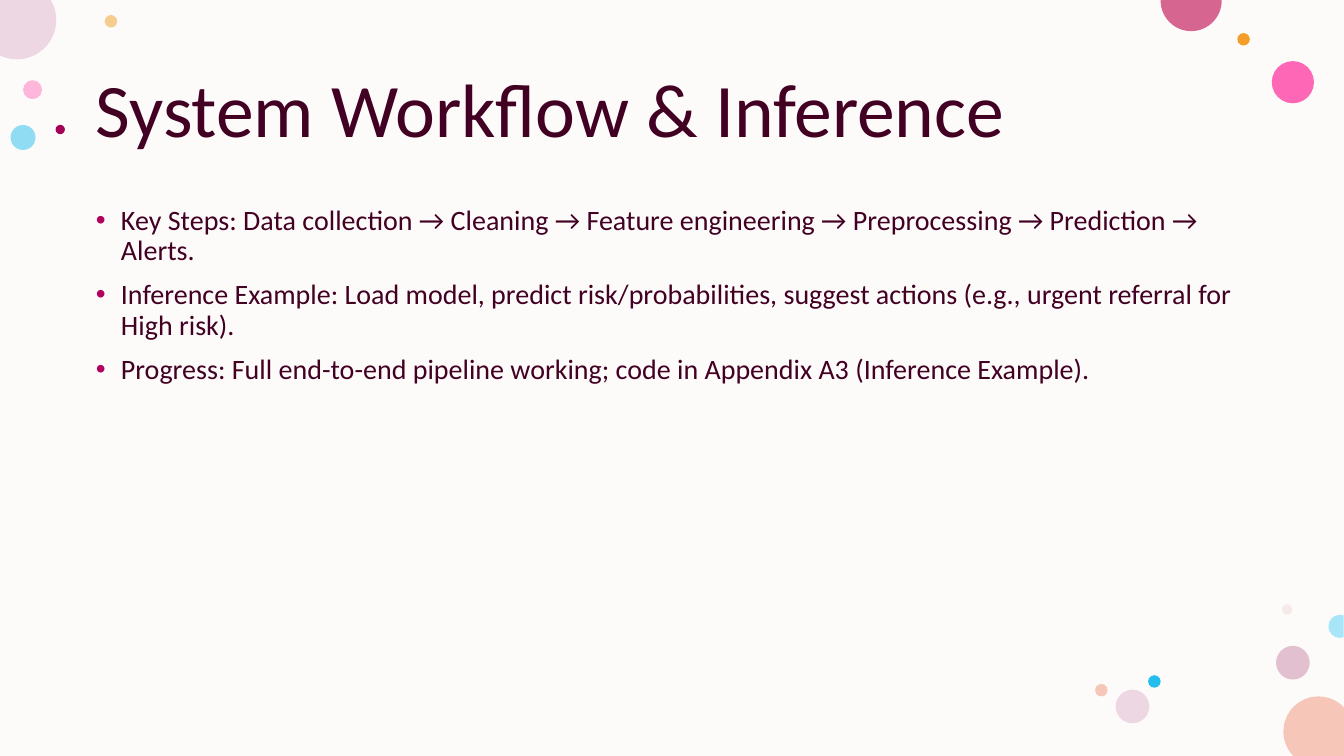
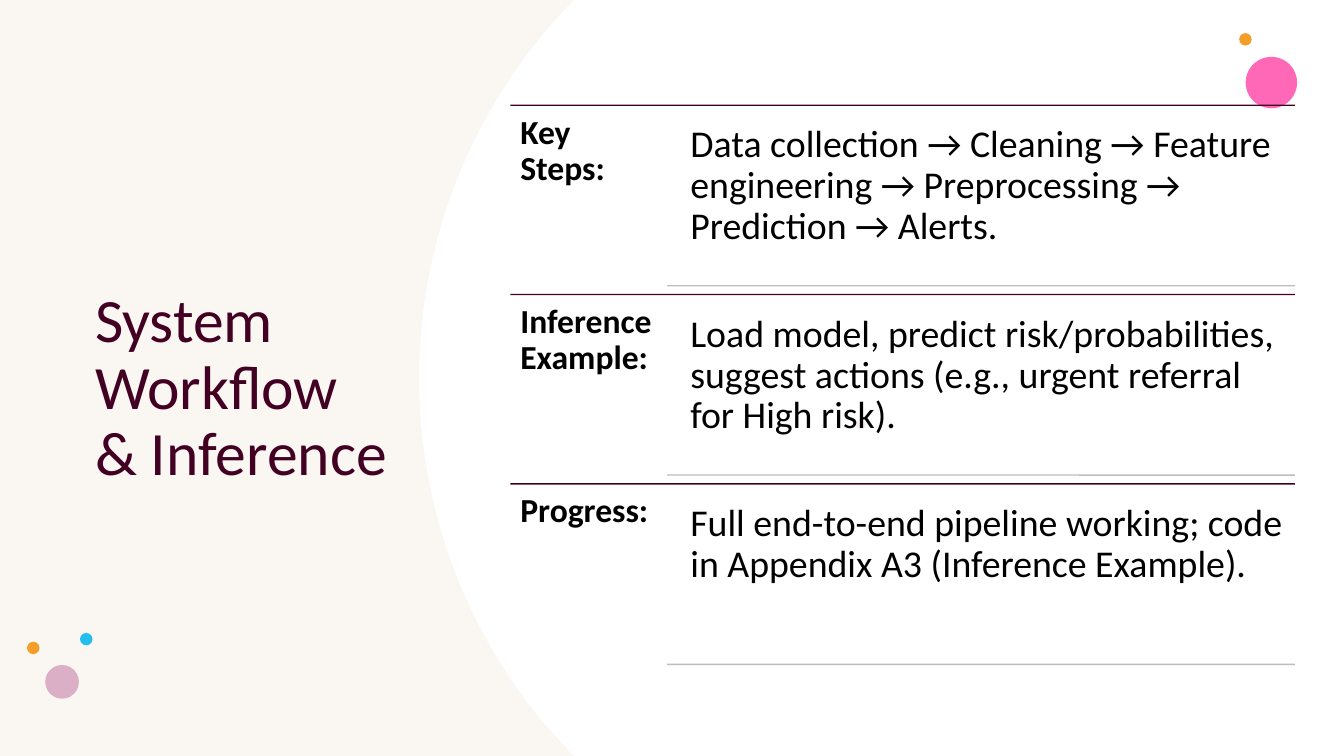
Before and after one commit to irumvag/HealthRiskModel, a slide deck: slide 11 of docs/IKIBONDO.pptx (slide 9 before the commit). Drawn at 1344x756 pixels with LibreOffice and Linux fonts; fonts in the diff are those of the drawing. Boxes give left, top, right and bottom in pixels: in the first picture for what was removed or moved away, otherwise in the second. Text is boxed around its words. In the diff, an @@ line names an element or a change of style, - is before the commit and + after.

```diff
--- a/docs/IKIBONDO.pptx
+++ b/docs/IKIBONDO.pptx
@@ rectangle removed at [0, 0, 1344, 756] @@
@@ rectangle added at [0, 0, 1344, 756], fill #FFFFFF @@
@@ rectangle added at [0, 0, 1344, 756], fill #F0E2D3 at 30% opacity @@
@@ freeform shape added at [419, 0, 1344, 756], fill #FFFFFF @@
@@ title "System Workflow & Inference": place and size @@
-title "System Workflow & Inference" at [96, 84, 1004, 150]
+title "System Workflow & Inference" at [95, 302, 387, 476]
@@ title "System Workflow & Inference" at [95, 302, 387, 476]: size 54 to 44 pt @@
@@ group removed at [10, 15, 1315, 723]: 11 ellipses @@
@@ text removed at [121, 210, 1231, 384] @@
-• Key Steps: Data collection → Cleaning → Feature engineering → Preprocessing → Prediction → Alerts.
-• Inference Example: Load model, predict risk/probabilities, suggest actions (e.g., urgent referral for High risk).
-• Progress: Full end-to-end pipeline working; code in Appendix A3 (Inference Example).
@@ group added at [27, 33, 1298, 699]: 6 ellipses @@
@@ group added at [510, 105, 1296, 664]: 6 lines, 6 texts @@
+Key Steps:
+Data collection → Cleaning → Feature engineering → Preprocessing → Prediction → Alerts.
+Inference Example:
+Load model, predict risk/probabilities, suggest actions (e.g., urgent referral for High risk).
+Progress:
+Full end-to-end pipeline working; code in Appendix A3 (Inference Example).
```
Also in this commit, not shown: 8 other slides changed, 2 slides added, 19 other files.
